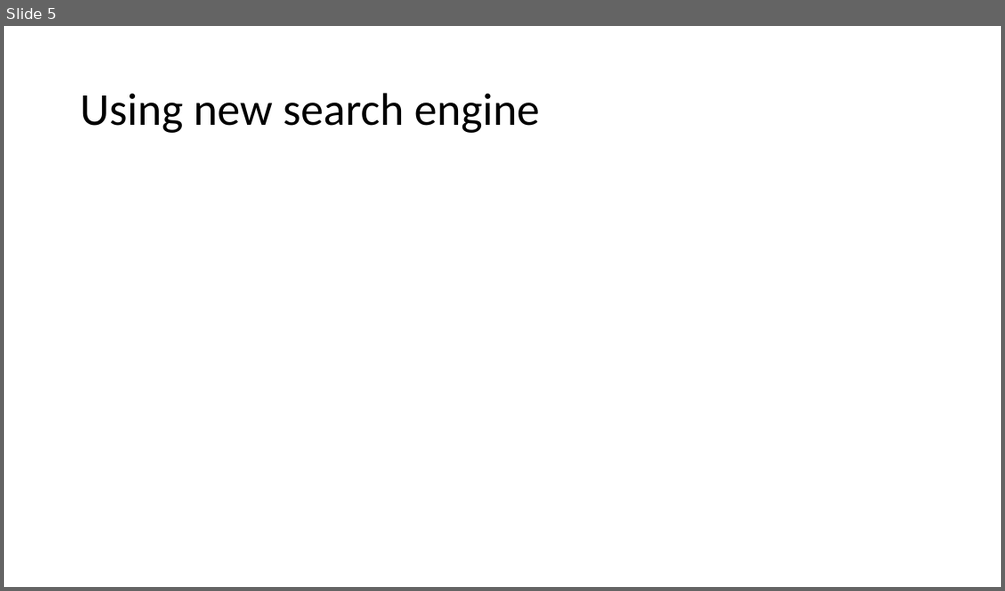
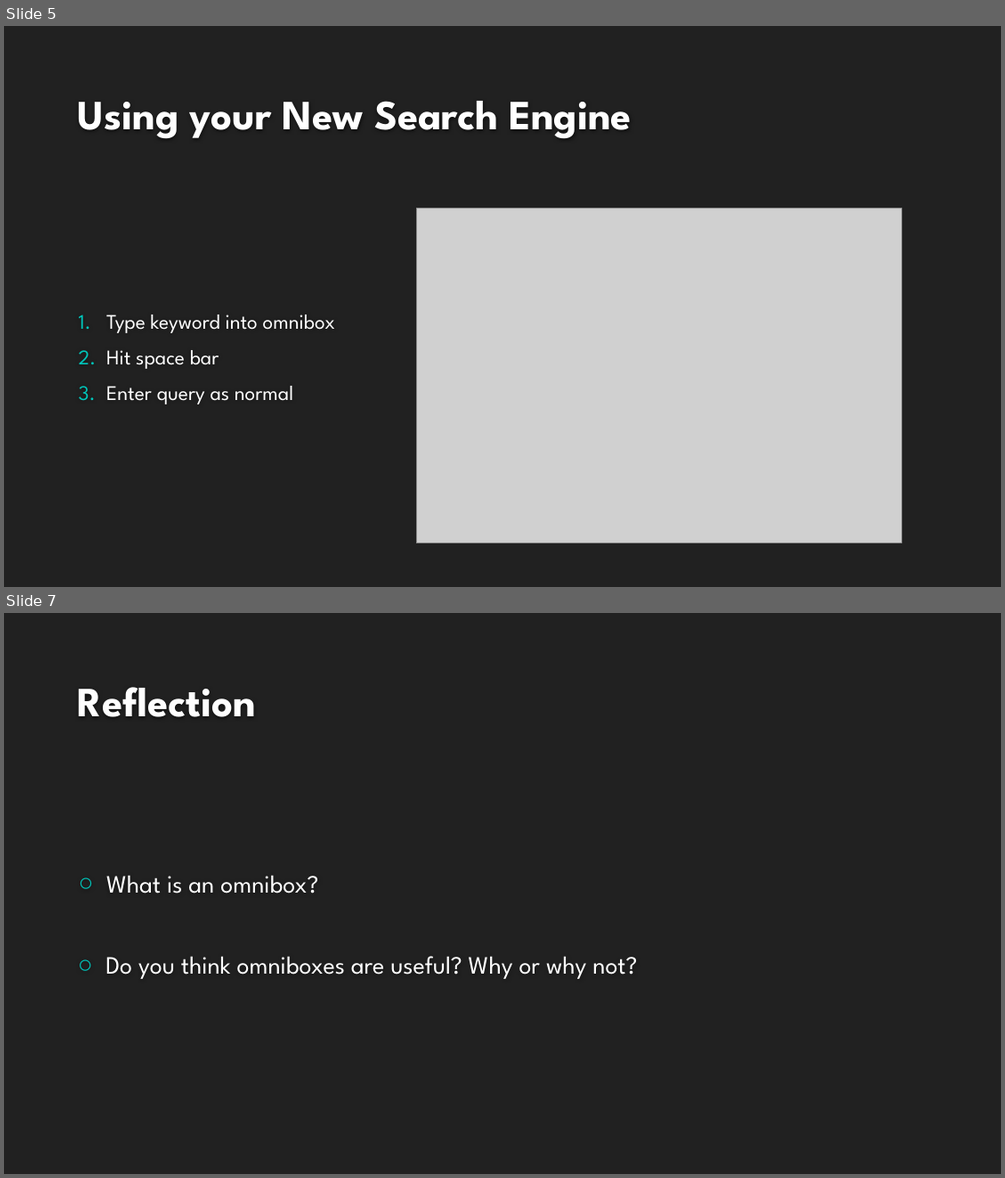
Before and after one commit to cairnwayco/cemathieu42.github.io, a slide deck: Lecture1_ChromeOmnibox.pptx. Shown one above the other, each under a label of ours: slide 5 before the commit, slides 5 and 7 after it; the slides between them are not shown. The pictures are 1005x591 and 1005x1178 pixels, drawn with LibreOffice and Linux fonts; fonts in the diff are those of the drawing; grey boxes stand for pictures; background and template pictures are left out. Boxes give left, top, right and bottom in pixels: in the first picture for what was removed or moved away, otherwise in the second. Text is boxed around its words. In the diff, an @@ line names an element or a change of style, - is before the commit and + after.

```diff
--- a/Lecture1_ChromeOmnibox.pptx
+++ b/Lecture1_ChromeOmnibox.pptx
@@ slide 7 added at <box>4,613,1001,1174</box>, background #212121 @@
@@ title added at <box>78,687,256,717</box>, 40 pt, text #FEFEFE, bold @@
+Reflection
@@ text added at <box>106,875,318,893</box>, 24 pt, text #FFFFFF @@
+○ What is an omnibox?
@@ text added at <box>105,956,637,979</box>, 24 pt, text #FFFFFF @@
+○ Do you think omniboxes are useful? Why or why not?
@@ slide 5 changed as well @@
@@ background #FFFFFF to #212121 @@
@@ title "Using your New Search Engine" at <box>78,101,631,138</box>: vertical alignment middle to bottom @@
@@ title at <box>78,101,631,138</box>: text changed; size 44 to 40 pt; font Calibri to League Spartan; text colour #000000 to #FEFEFE; bold on @@
-Using new search engine
+Using your New Search Engine
@@ picture added at <box>416,208,901,543</box> @@
@@ text added at <box>106,314,335,404</box>, 20 pt, text #FFFFFF @@
+1. Type keyword into omnibox
+2. Hit space bar
+3. Enter query as normal
```
Also in this commit, not shown: 3 other slides changed, 3 other slides added, 3 slides removed, 2 other files.
